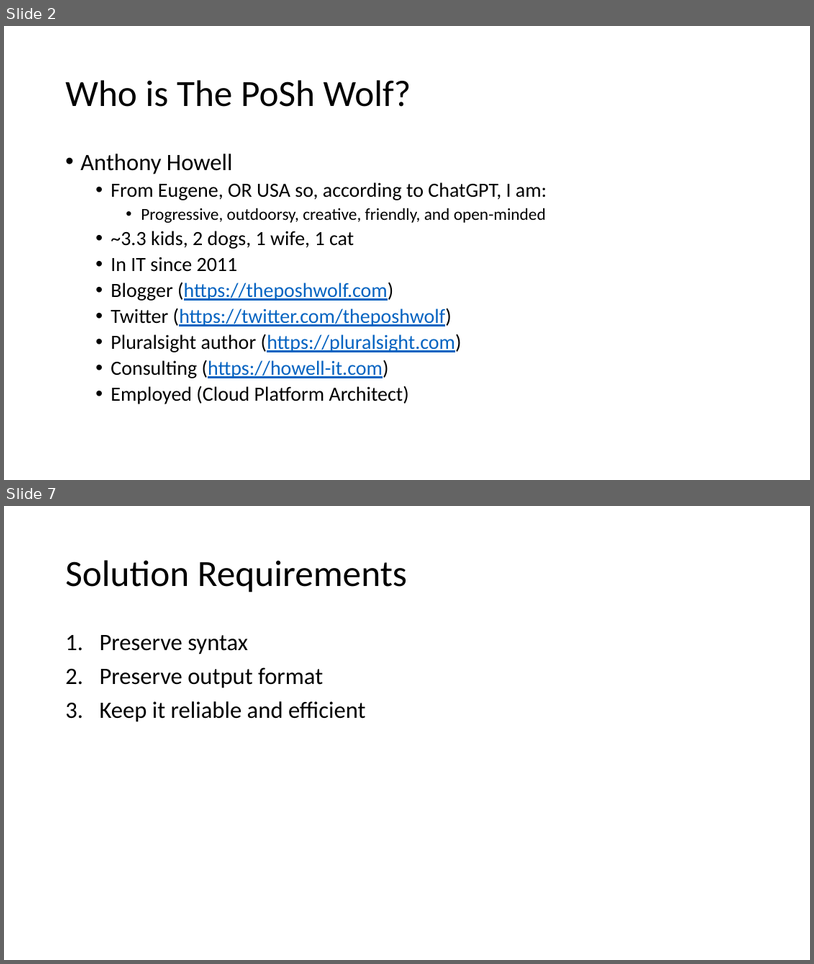
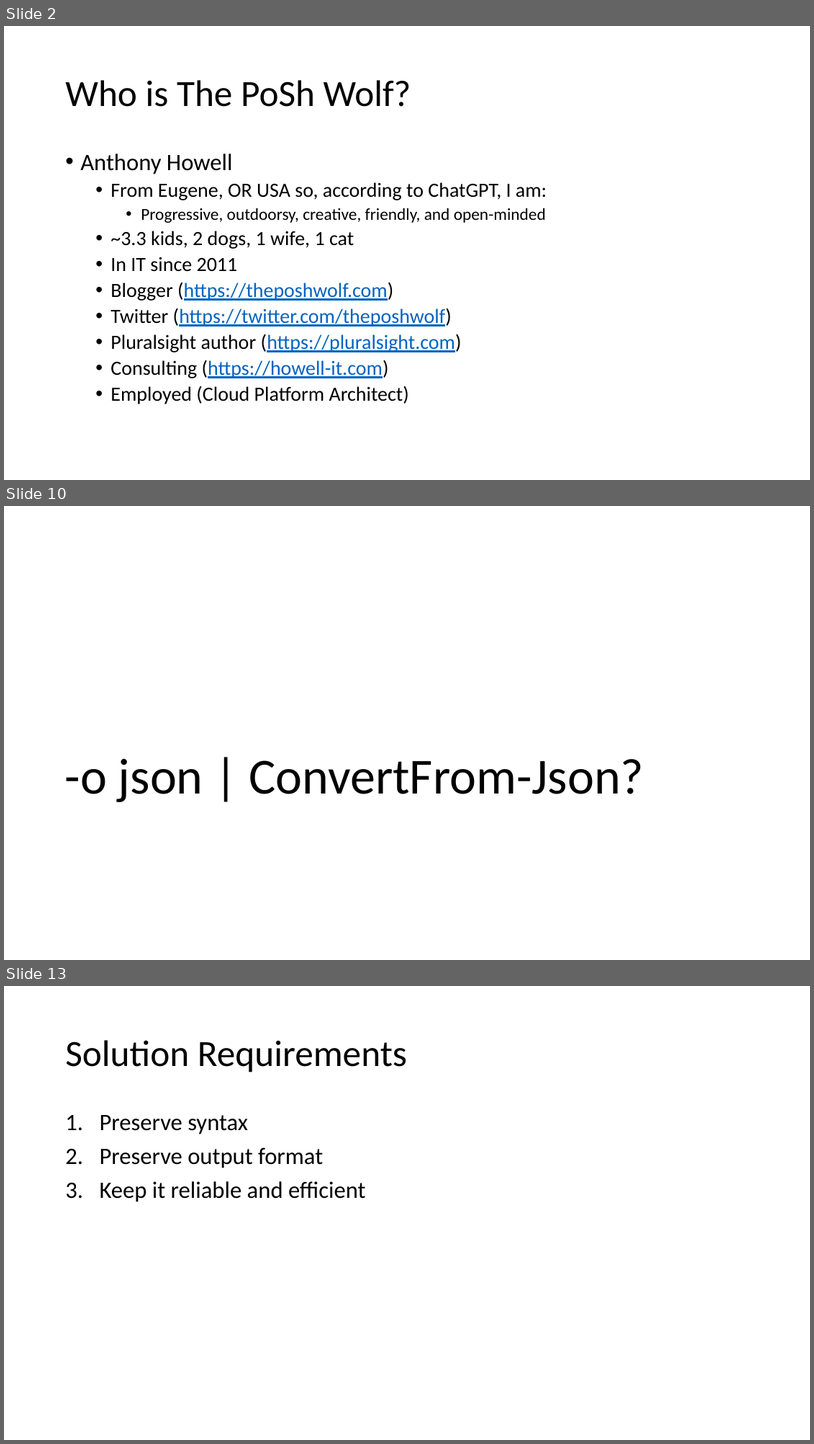
Before and after one commit to ThePoShWolf/Sessions, a slide deck: 2023-04-27 - Making Kubectl PowerShell friendly/PowerShell Summit 2023 - Making Kubectl PowerShell friendly.pptx. Shown one above the other, each under a label of ours: slides 2 and 7 before the commit, slides 2, 10 and 13 after it; the slides between them are not shown. The pictures are 814x964 and 814x1444 pixels, drawn with LibreOffice and Linux fonts; fonts in the diff are those of the drawing; background and template pictures are left out. Boxes give left, top, right and bottom in pixels: in the first picture for what was removed or moved away, otherwise in the second. Text is boxed around its words. In the diff, an @@ line names an element or a change of style, - is before the commit and + after.

```diff
--- a/2023-04-27 - Making Kubectl PowerShell friendly/PowerShell Summit 2023 - Making Kubectl PowerShell friendly.pptx
+++ b/2023-04-27 - Making Kubectl PowerShell friendly/PowerShell Summit 2023 - Making Kubectl PowerShell friendly.pptx
@@ slide 10 added at bbox=[4, 506, 810, 960], background picture (left out) @@
@@ title added at bbox=[65, 759, 645, 802], 60 pt, text #000000 @@
+-o json | ConvertFrom-Json?
@@ what was slide 7 is now slide 13 @@
```
Also in this commit, not shown: 4 slides changed, 8 other slides added.
